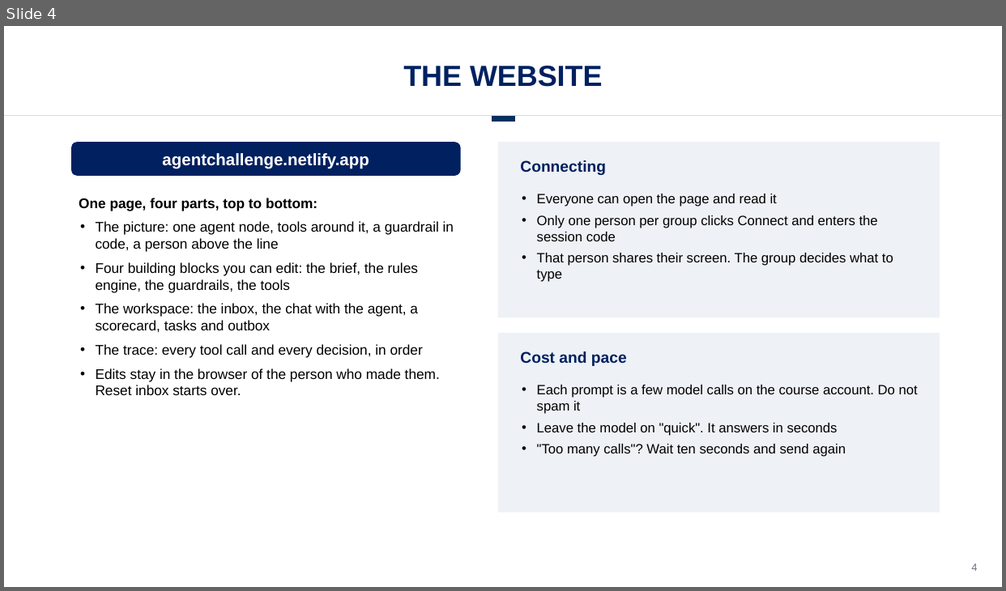
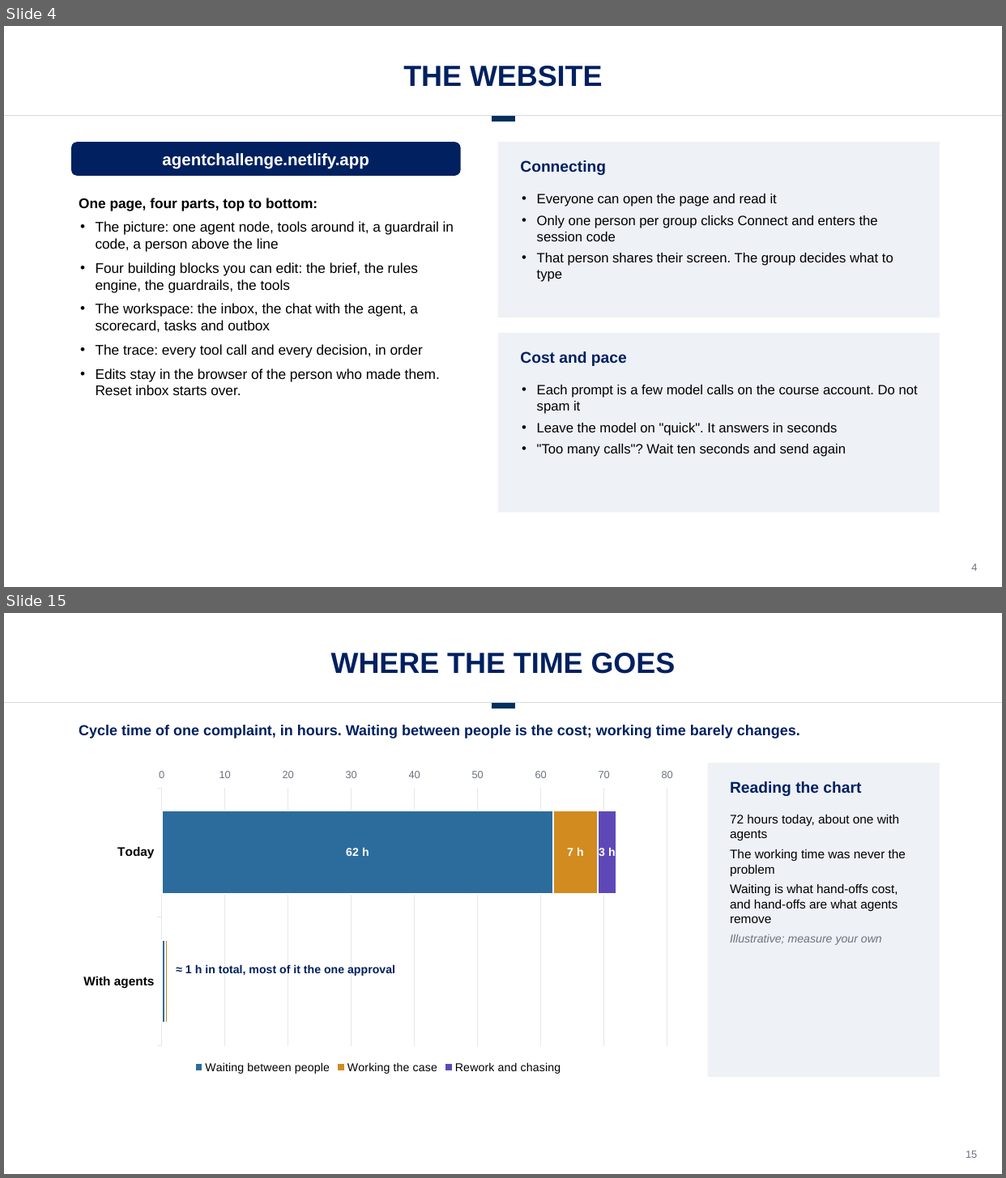
Before and after one commit to drestrepoa/Claudecode, a slide deck: slides/agent-challenge-hr.pptx. Shown one above the other, each under a label of ours: slide 4 before the commit, slides 4 and 15 after it; the slides between them are not shown. The pictures are 1006x591 and 1006x1178 pixels, drawn with LibreOffice and Linux fonts; fonts in the diff are those of the drawing; background and template pictures are left out. Boxes give left, top, right and bottom in pixels: in the first picture for what was removed or moved away, otherwise in the second. Text is boxed around its words. In the diff, an @@ line names an element or a change of style, - is before the commit and + after.

```diff
--- a/slides/agent-challenge-hr.pptx
+++ b/slides/agent-challenge-hr.pptx
@@ slide 15 added at box(4, 613, 1002, 1174), background #FFFFFF @@
@@ text added at box(331, 653, 675, 674), 28 pt, text #002060, bold @@
+WHERE THE TIME GOES
@@ line added from (4, 703) to (1002, 703), #D5DBE2 0.75 pt @@
@@ line added from (492, 706) to (515, 706), #00305C 6 pt @@
@@ text added at box(79, 725, 800, 739), 14 pt, text #002060, bold @@
+Cycle time of one complaint, in hours. Waiting between people is the cost; working time barely changes.
@@ bar stacked chart added at box(71, 763, 685, 1077) @@
+categories: Today, With agents
+Waiting between people: 62, 0
+Working the case: 7, 0
+Rework and chasing: 3, 0
@@ rectangle added at box(708, 763, 940, 1077), fill #EEF1F5 @@
@@ text added at box(730, 781, 861, 796), 15 pt, text #002060, bold @@
+Reading the chart
@@ text added at box(730, 815, 906, 945), 12 pt, text #000000 @@
+72 hours today, about one with agents
+The working time was never the problem
+Waiting is what hand-offs cost, and hand-offs are what agents remove
+Illustrative; measure your own
@@ text added at box(185, 965, 395, 976), 11 pt, text #002060, bold @@
+≈ 1 h in total, most of it the one approval
@@ text added at box(965, 1151, 977, 1158), 10 pt, text #6B7280 @@
+15
```
Also in this commit, not shown: 8 slides changed, 5 other slides added, 1 other file.
